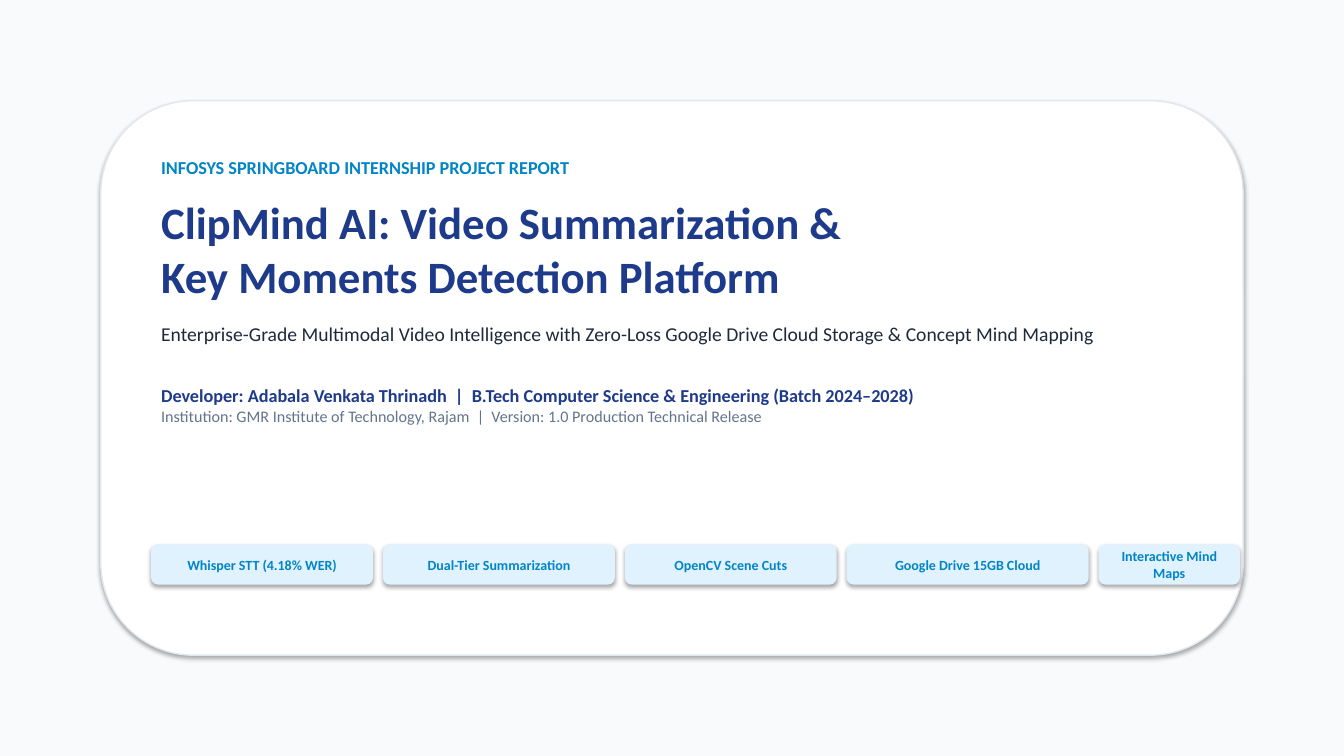
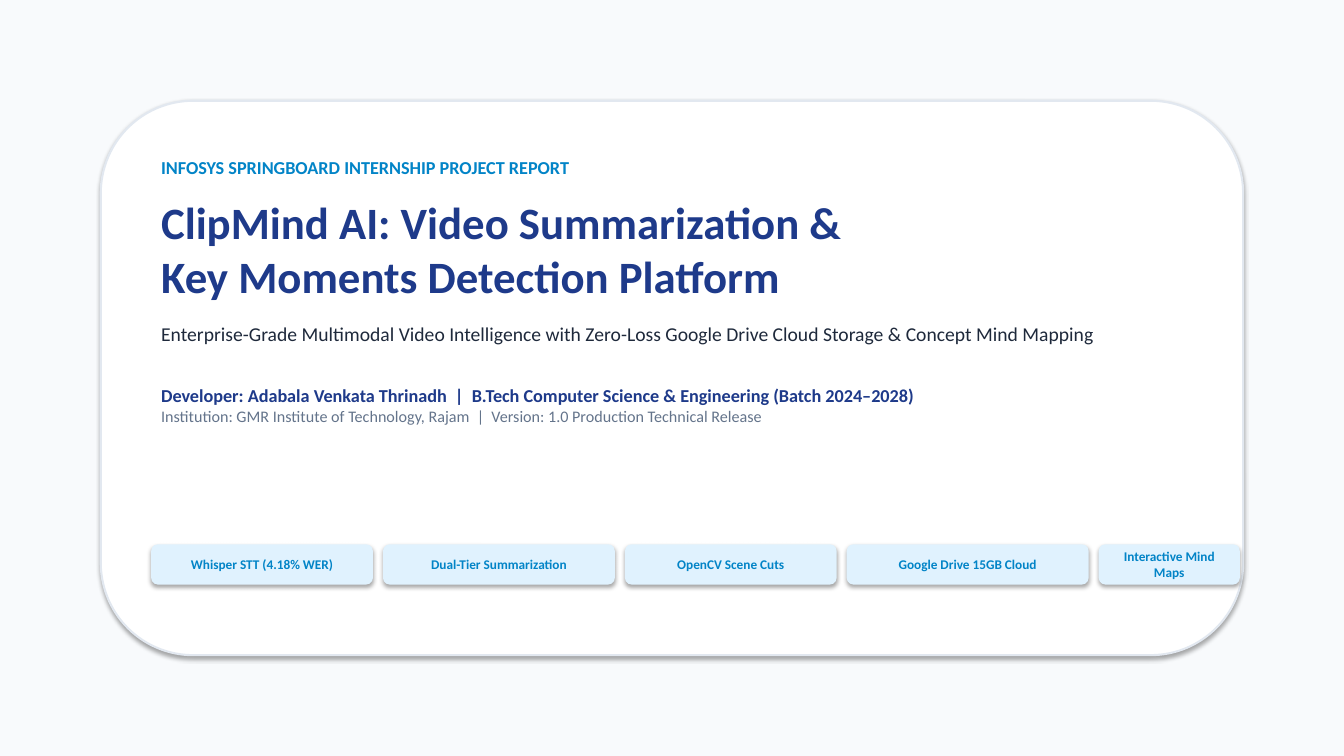
Before and after one commit to springboardmentor910069x-afk/AI-VIDEO-AUTOMATION-, a slide deck: slide 1 of CLIPMIND AI/docs/ClipMind_AI_Final_Presentation.pptx. Drawn at 1344x756 pixels with LibreOffice and Linux fonts; fonts in the diff are those of the drawing. Boxes give left, top, right and bottom in pixels: in the first picture for what was removed or moved away, otherwise in the second. Text is boxed around its words. In the diff, an @@ line names an element or a change of style, - is before the commit and + after.

```diff
--- a/CLIPMIND AI/docs/ClipMind_AI_Final_Presentation.pptx
+++ b/CLIPMIND AI/docs/ClipMind_AI_Final_Presentation.pptx
@@ rounded rectangle at <box>101,101,1243,655</box>: outline #E2E8F0 1 pt to #E2E8F0 1.5 pt @@
@@ size 10 to 9.5 pt in 5 elements at <box>151,544,373,585</box>, <box>383,544,615,585</box>, <box>625,544,837,585</box>, <box>847,544,1089,585</box>, <box>1099,544,1240,585</box> @@
```
Also in this commit, not shown: 6 other slides changed, 3 slides added, 3 slides removed, 10 other files.
